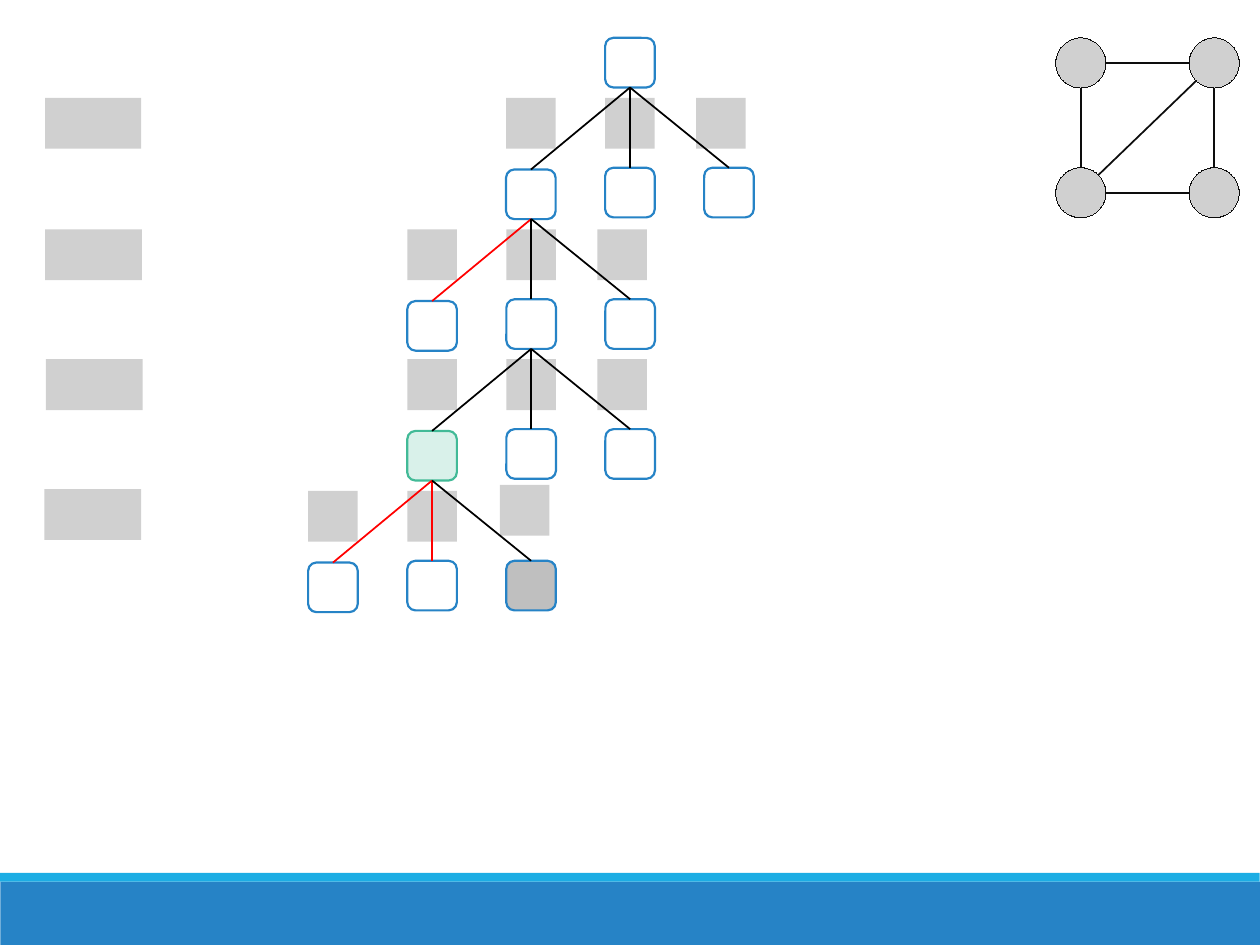
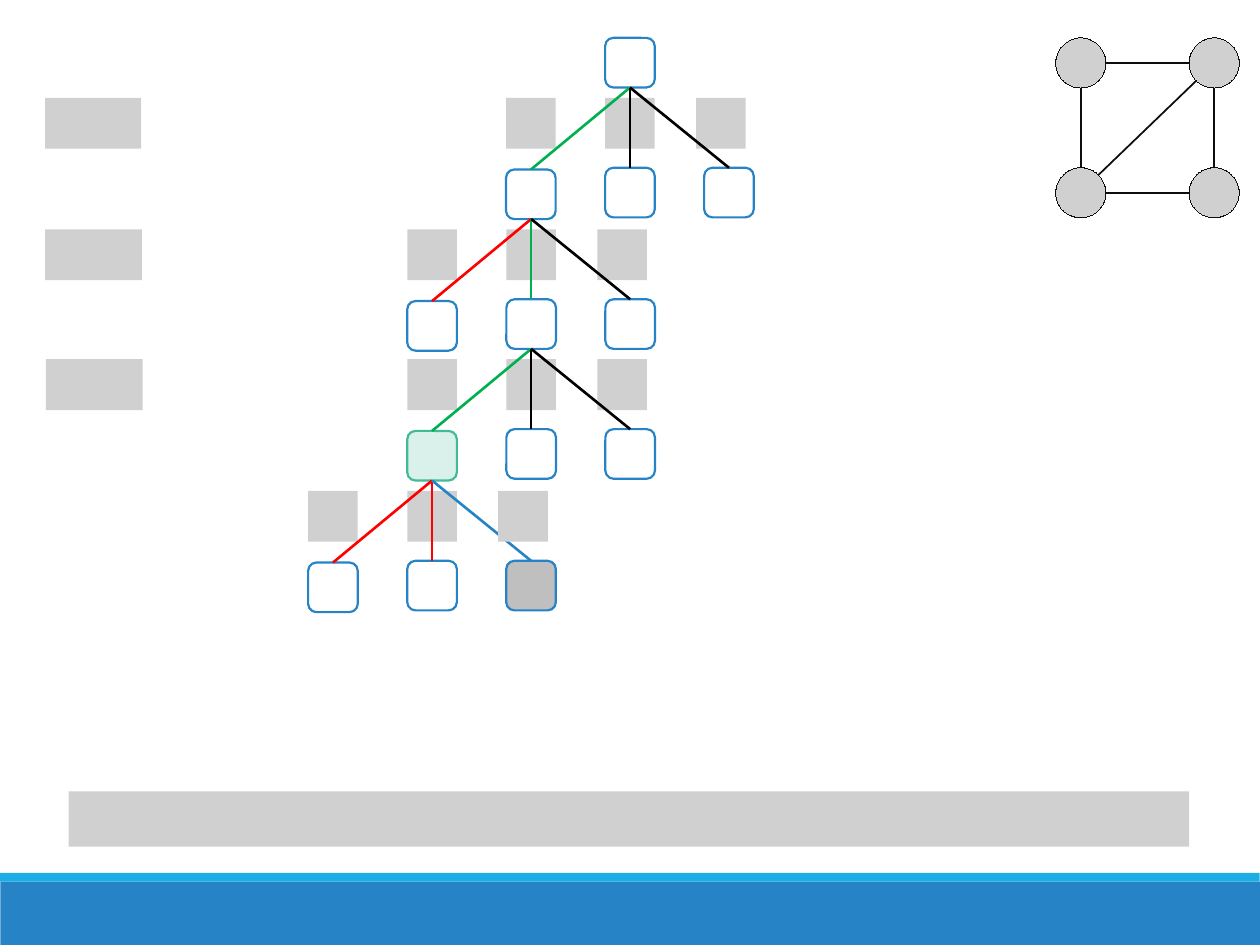
Before and after one commit to chris-carstens/2020-2, a slide deck: slide 64 of Clases/14 - Backtracking/Backtracking.pptx (slide 61 before the commit). Drawn at 1260x945 pixels with LibreOffice and Linux fonts; fonts in the diff are those of the drawing; grey boxes stand for pictures. Boxes give left, top, right and bottom in pixels: in the first picture for what was removed or moved away, otherwise in the second. Text is boxed around its words. In the diff, an @@ line names an element or a change of style, - is before the commit and + after.

```diff
--- a/Clases/14 - Backtracking/Backtracking.pptx
+++ b/Clases/14 - Backtracking/Backtracking.pptx
@@ line (630, 87) - (530, 170): stroke #000000 1 pt to #00B050 1.5 pt @@
@@ line (630, 87) - (630, 168): stroke #000000 1 pt to #000000 1.5 pt @@
@@ line (630, 87) - (730, 168): stroke #000000 1 pt to #000000 1.5 pt @@
@@ line (532, 219) - (432, 301): stroke #FF0000 1 pt to #FF0000 1.5 pt @@
@@ line (532, 219) - (532, 300): stroke #000000 1 pt to #00B050 1.5 pt @@
@@ line (532, 219) - (630, 300): stroke #000000 1 pt to #000000 1.5 pt @@
@@ line (532, 349) - (432, 431): stroke #000000 1 pt to #00B050 1.5 pt @@
@@ picture removed at (44, 489, 141, 539) @@
@@ line (432, 480) - (333, 563): stroke #FF0000 1 pt to #FF0000 1.5 pt @@
@@ line (432, 480) - (432, 561): stroke #FF0000 1 pt to #FF0000 1.5 pt @@
@@ line (432, 480) - (532, 561): stroke #000000 1 pt to #2683C6 1.5 pt @@
@@ picture: place and size @@
-picture at (500, 485, 549, 536)
+picture at (498, 491, 547, 542)
@@ picture added at (68, 791, 1188, 847) @@
```
Also in this commit, not shown: 19 other slides changed, 4 slides added, 3 other files.
